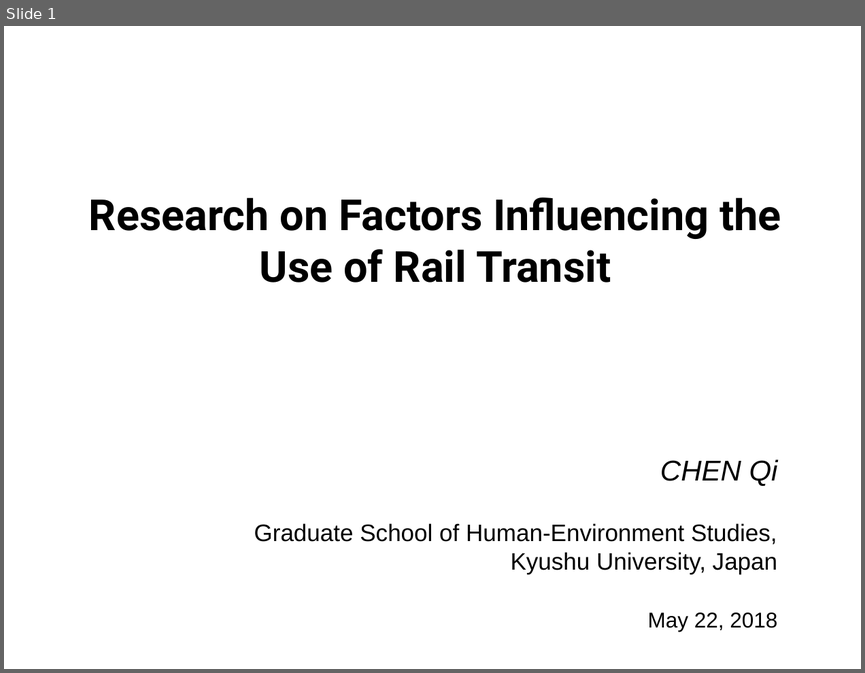
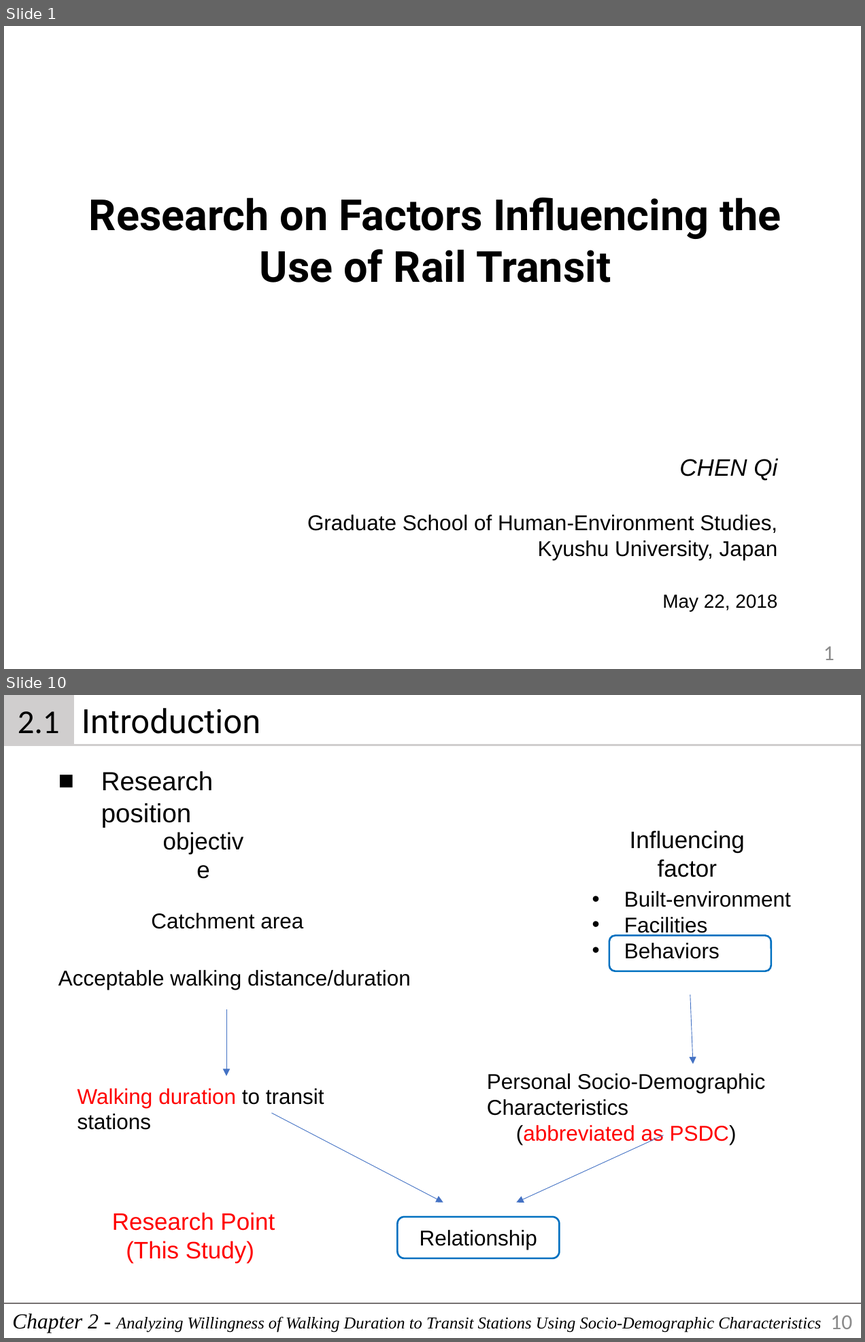
Before and after one commit to 7bder/Thesis, a slide deck: presentation/dissertation.pptx. Shown one above the other, each under a label of ours: slide 1 before the commit, slides 1 and 10 after it; the slides between them are not shown. The pictures are 865x673 and 865x1342 pixels, drawn with LibreOffice and Linux fonts; fonts in the diff are those of the drawing. Boxes give left, top, right and bottom in pixels: in the first picture for what was removed or moved away, otherwise in the second. Text is boxed around its words. In the diff, an @@ line names an element or a change of style, - is before the commit and + after.

```diff
--- a/presentation/dissertation.pptx
+++ b/presentation/dissertation.pptx
@@ slide 10 added at (4,695,861,1338), background #FFFFFF @@
@@ rectangle added at (4,695,73,745), fill #D0CECE, outline #D0CECE 2.25 pt, 28 pt, text #000000 @@
+2.1
@@ text added at (82,708,260,734), 28 pt, text #000000 @@
+Introduction
@@ line added from (73, 745) to (861, 745), #D0CECE 2.25 pt @@
@@ text added at (101,771,213,827), 22 pt, text #000000 @@
+■ Research position
@@ text added at (148,821,258,860), 20 pt, text #000000 @@
+objective
@@ text added at (630,830,745,877), 20 pt, text #000000 @@
+Influencing factor
@@ text added at (624,891,791,959), 18 pt, text #000000 @@
+• Built-environment
+• Facilities
+• Behaviors
@@ text added at (151,913,303,929), 18 pt, text #000000 @@
+Catchment area
@@ rounded rectangle added at (609,936,771,972), outline #0070C0 1.5 pt @@
@@ text added at (58,970,411,989), 18 pt, text #000000 @@
+Acceptable walking distance/duration
@@ arrow added from (690, 995) to (693, 1064), #4472C4 0.5 pt @@
@@ arrow added from (227, 1009) to (227, 1075), #4472C4 0.5 pt @@
@@ text added at (487,1073,765,1144), 18 pt, text #000000 @@
+Personal Socio-Demographic Characteristics
+(abbreviated as PSDC)
@@ text added at (77,1088,324,1130), 18 pt, text #000000 @@
+Walking duration to transit stations
@@ arrow added from (271, 1113) to (443, 1202), #4472C4 0.5 pt @@
@@ arrow added from (664, 1134) to (516, 1202), #4472C4 0.5 pt @@
@@ text added at (112,1212,275,1263), 20 pt, text #FF0000 @@
+Research Point
+(This Study)
@@ rounded rectangle added at (397,1217,559,1258), outline #0070C0 1.5 pt, 18 pt, text #000000 @@
+Relationship
@@ line added from (4, 1304) to (861, 1304), #767171 1 pt @@
@@ text added at (12,1313,821,1333), 14 pt, text #000000, italic @@
+Chapter 2 - Analyzing Willingness of Walking Duration to Transit Stations Using Socio-Demographic Characteristics
@@ page number added at (830,1314,852,1329), 18 pt, text #8C8C8C @@
+10
@@ slide 1 changed as well @@
@@ text "CHEN Qi" at (307,458,778,611): size 24 to 20 pt in "CHEN Qi"; size 20 to 18 pt in "Graduate School of Human-Environment Studies,", "Kyushu University, Japan"; size 18 to 16 pt in "May 22, 2018" @@
@@ page number added at (823,646,834,660), 18 pt, text #8C8C8C @@
+1
```
Also in this commit, not shown: 2 other slides changed, 77 other slides added, 42 other files.
